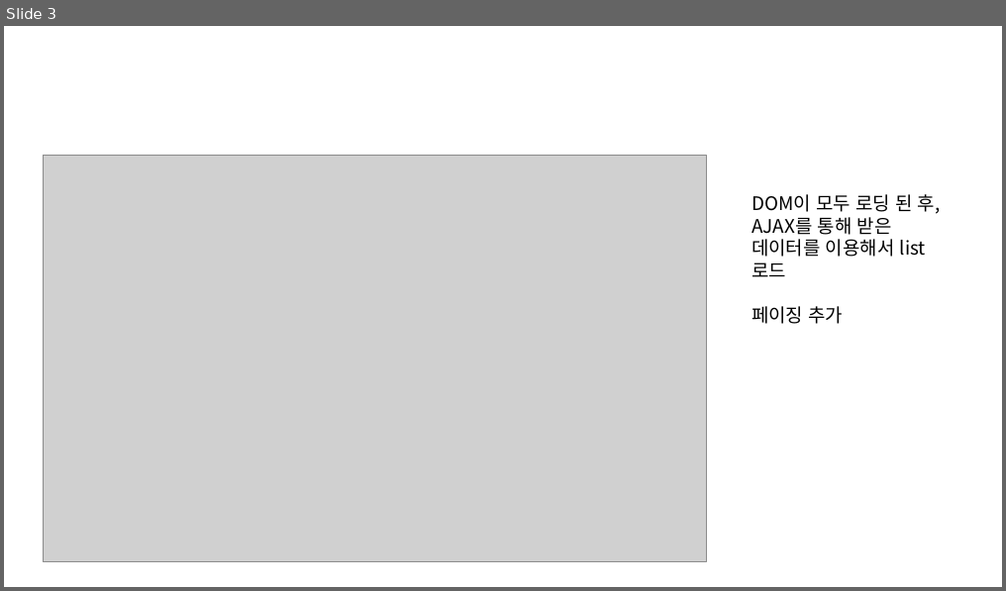
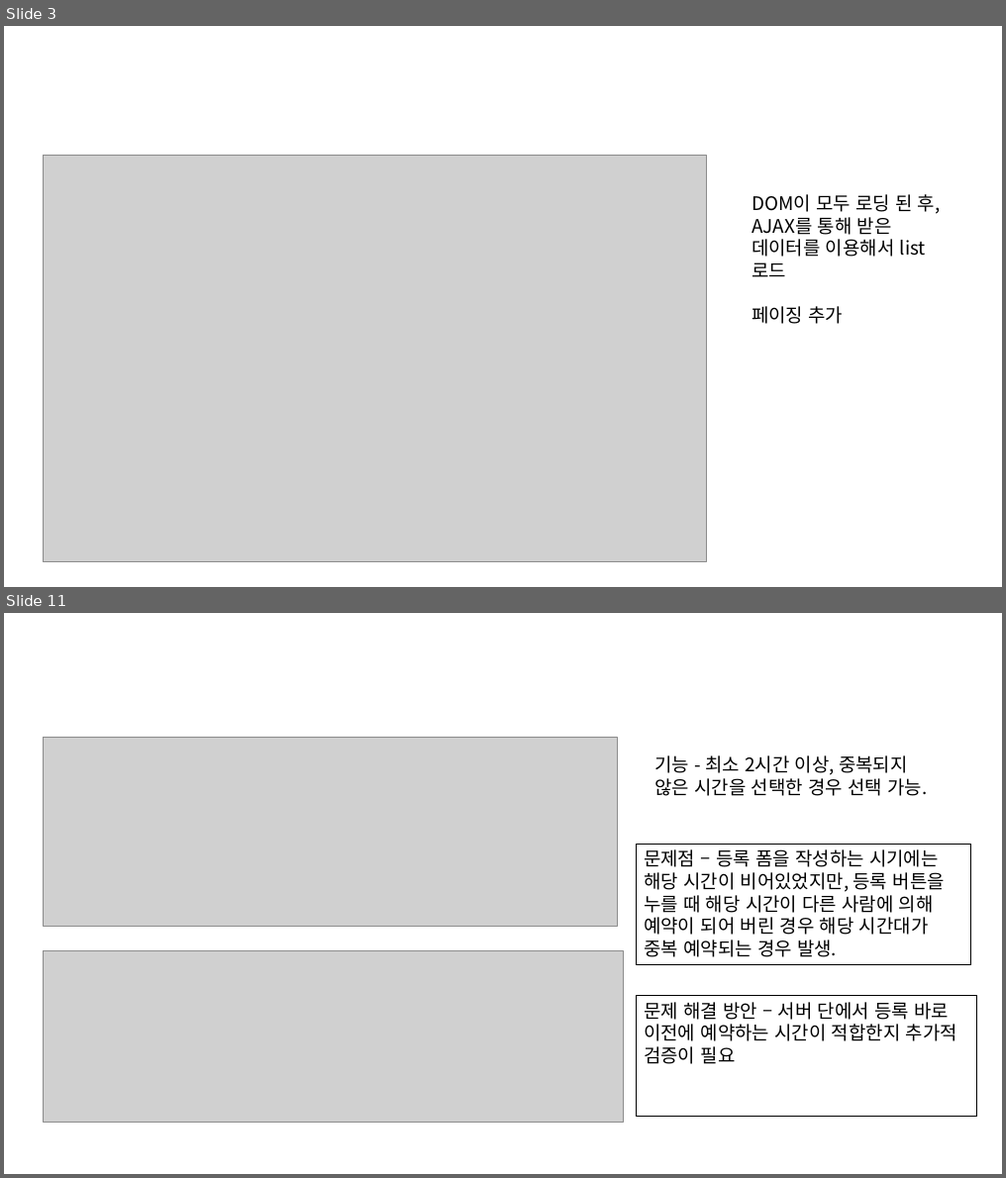
Before and after one commit to ezenteam2/e-Zone, a slide deck: 0 발표용 파워포인트/0424 4차발표/0424 project05 - 파워포인트 - 형준.pptx. Shown one above the other, each under a label of ours: slide 3 before the commit, slides 3 and 11 after it; the slides between them are not shown. The pictures are 1006x591 and 1006x1178 pixels, drawn with LibreOffice and Linux fonts; fonts in the diff are those of the drawing; grey boxes stand for pictures. Boxes give left, top, right and bottom in pixels: in the first picture for what was removed or moved away, otherwise in the second. Text is boxed around its words. In the diff, an @@ line names an element or a change of style, - is before the commit and + after.

```diff
--- a/0 발표용 파워포인트/0424 4차발표/0424 project05 - 파워포인트 - 형준.pptx
+++ b/0 발표용 파워포인트/0424 4차발표/0424 project05 - 파워포인트 - 형준.pptx
@@ slide 11 added at (4, 613, 1002, 1174), background #FFFFFF @@
@@ picture added at (43, 737, 617, 926) @@
@@ text added at (654, 756, 927, 796), 18 pt, text #000000 @@
+기능 - 최소 2시간 이상, 중복되지 않은 시간을 선택한 경우 선택 가능.
@@ rectangle added at (637, 844, 971, 964), outline #000000 0.75 pt, 18 pt, text #000000 @@
+문제점 – 등록 폼을 작성하는 시기에는 해당 시간이 비어있었지만, 등록 버튼을 누를 때 해당 시간이 다른 사람에 의해 예약이 되어 버린 경우 해당 시간대가 중복 예약되는 경우 발생.
@@ picture added at (43, 952, 623, 1123) @@
@@ rectangle added at (637, 995, 977, 1117), outline #000000 0.75 pt, 18 pt, text #000000 @@
+문제 해결 방안 – 서버 단에서 등록 바로 이전에 예약하는 시간이 적합한지 추가적 검증이 필요
```
Also in this commit, not shown: 9 other slides added, 2 other files.
